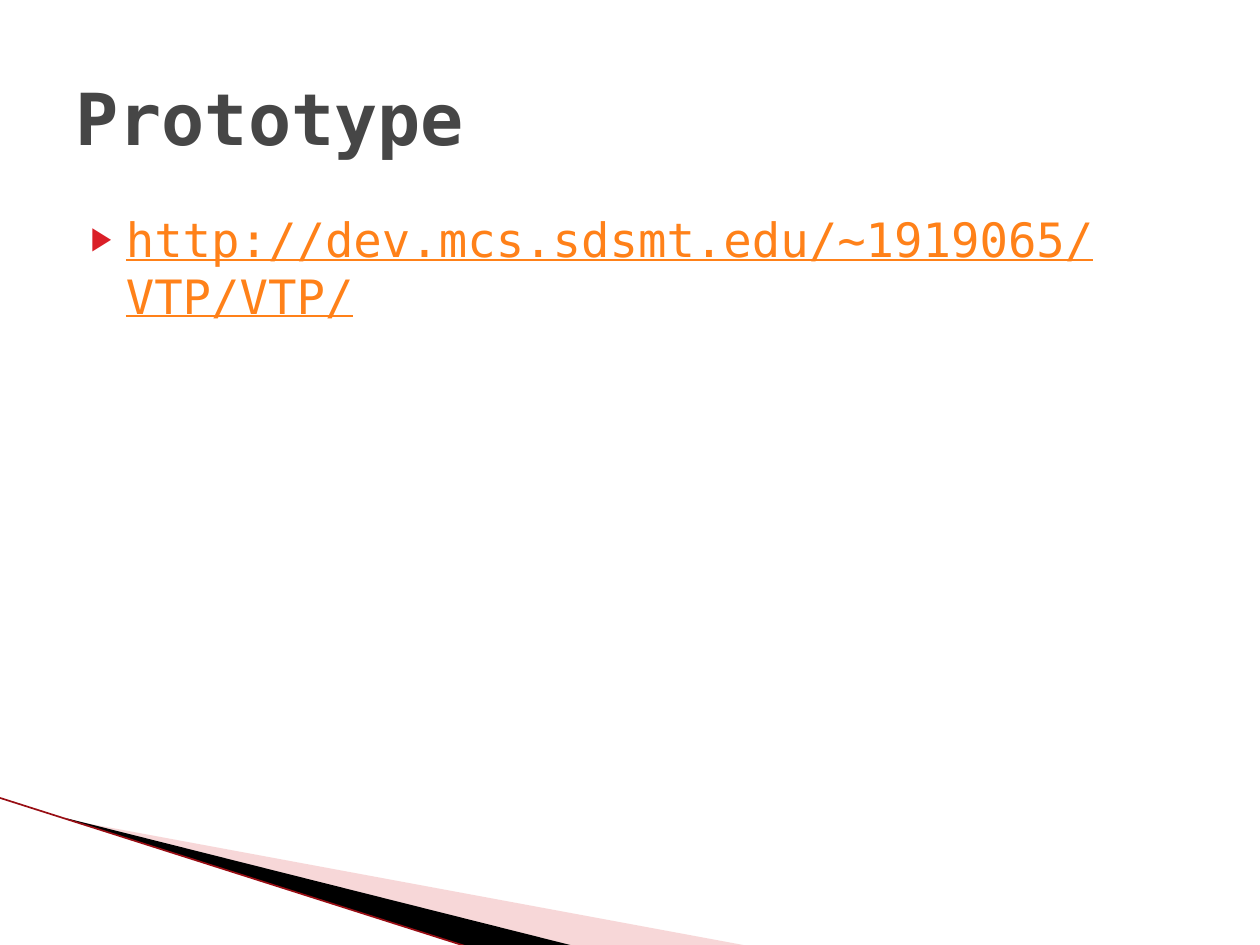
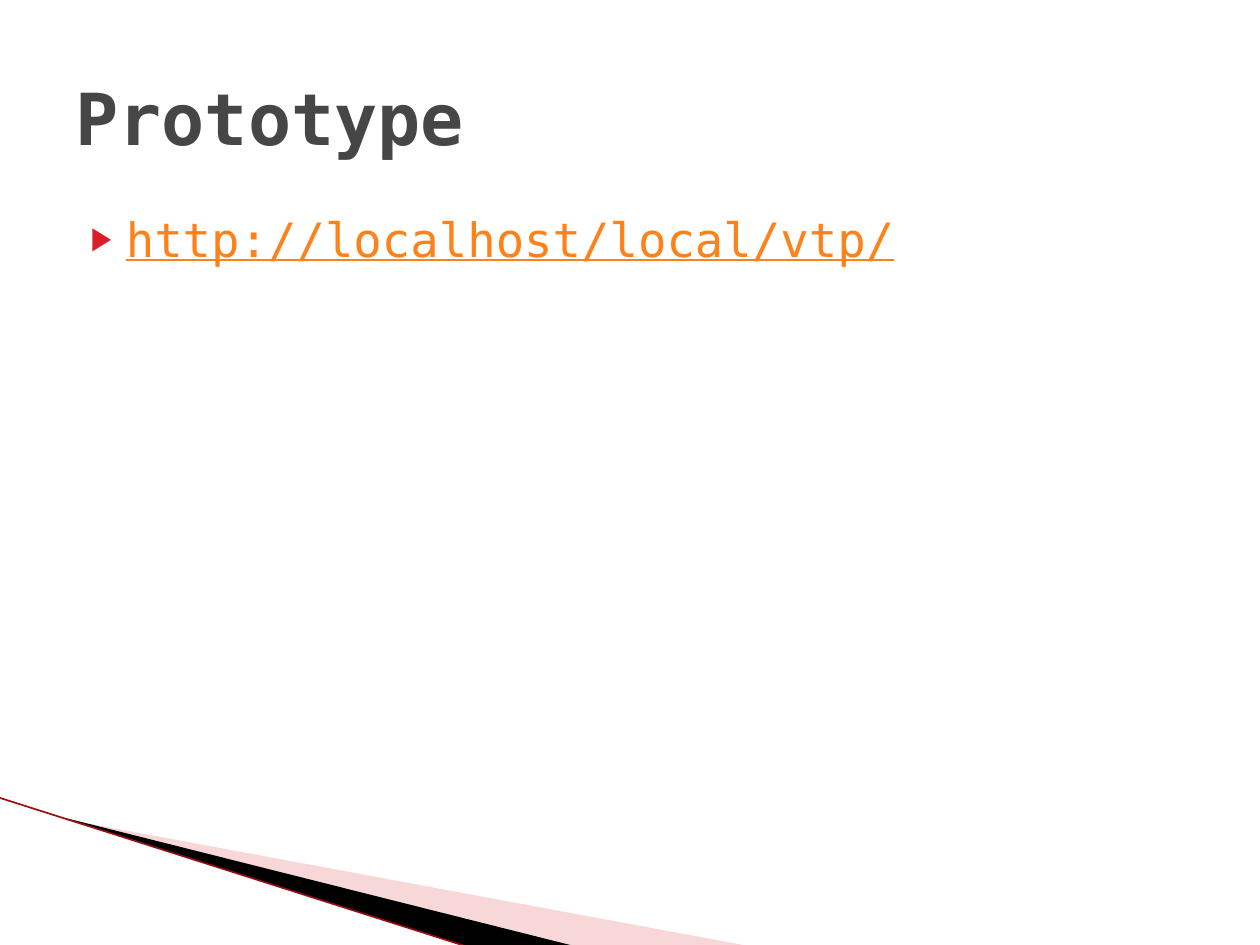
Before and after one commit to GardropFuat/VTP, a slide deck: slide 6 of Documents/VTP.pptx (slide 7 before the commit). Drawn at 1260x945 pixels with LibreOffice and Linux fonts; fonts in the diff are those of the drawing; background and template pictures are left out. Boxes give left, top, right and bottom in pixels: in the first picture for what was removed or moved away, otherwise in the second. Text is boxed around its words. In the diff, an @@ line names an element or a change of style, - is before the commit and + after.

```diff
--- a/Documents/VTP.pptx
+++ b/Documents/VTP.pptx
@@ text at (126, 221, 894, 267): text changed @@
-▶ http://dev.mcs.sdsmt.edu/~1919065/VTP/VTP/
+▶ http://localhost/local/vtp/
```
Also in this commit, not shown: 3 other slides changed, 3 slides added, 1 slide removed, 9 other files.
